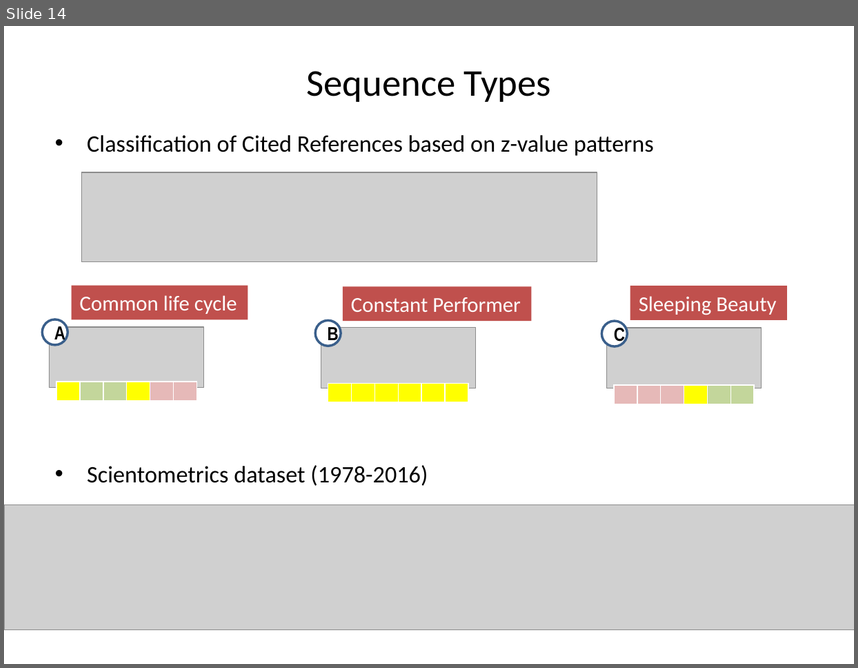
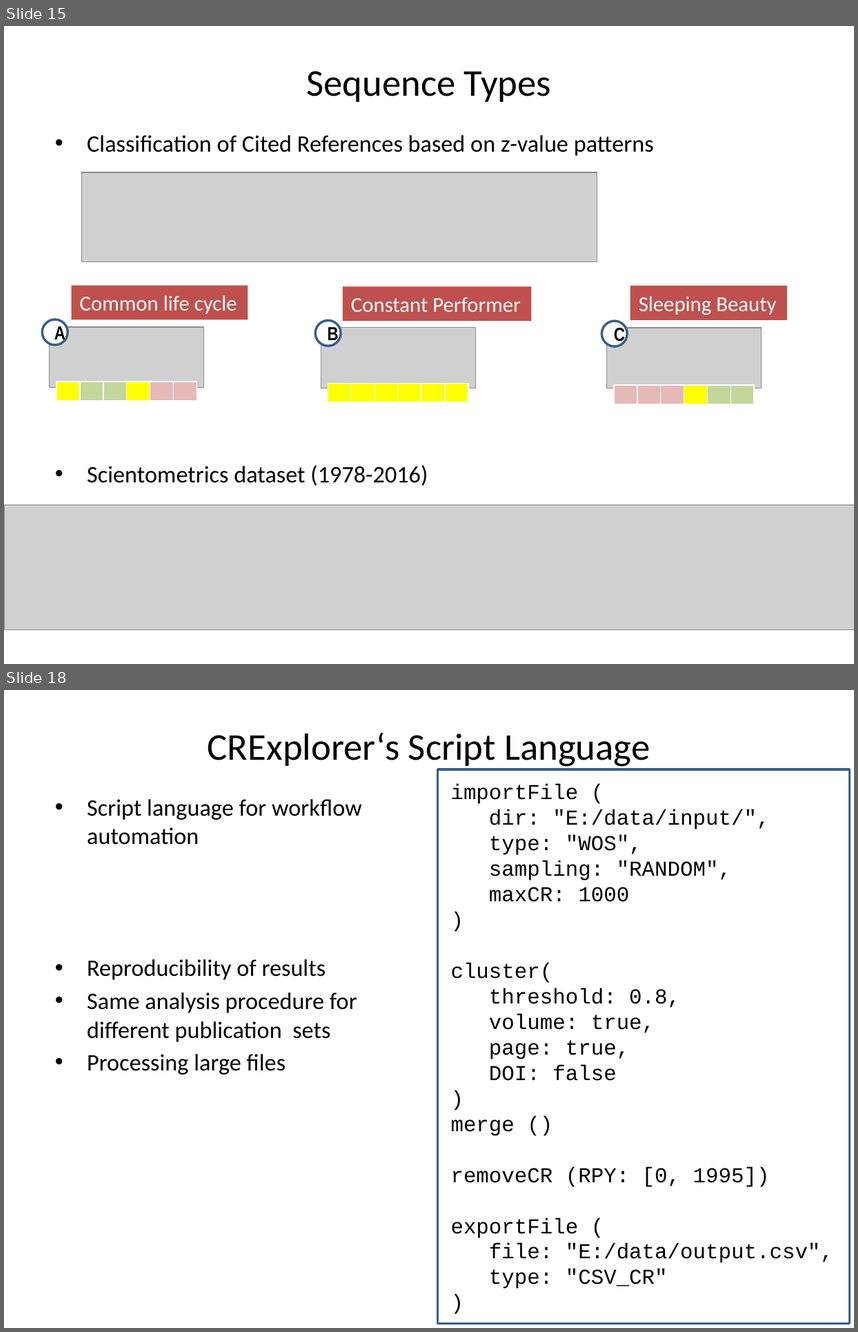
Before and after one commit to andreas-thor/cre, a slide deck: docs/slides/cre_overview.pptx. Shown one above the other, each under a label of ours: slide 14 before the commit, slides 15 and 18 after it; the slides between them are not shown. The pictures are 858x668 and 858x1332 pixels, drawn with LibreOffice and Linux fonts; fonts in the diff are those of the drawing; grey boxes stand for pictures. Boxes give left, top, right and bottom in pixels: in the first picture for what was removed or moved away, otherwise in the second. Text is boxed around its words. In the diff, an @@ line names an element or a change of style, - is before the commit and + after.

Commit message:
script language in slides

```diff
--- a/docs/slides/cre_overview.pptx
+++ b/docs/slides/cre_overview.pptx
@@ slide 18 added at box(4, 690, 854, 1328), background #FFFFFF @@
@@ title added at box(208, 732, 650, 769), 32 pt, text #000000 @@
+CRExplorer‘s Script Language
@@ rectangle added at box(437, 770, 849, 1323), outline #3A5F8C 2 pt @@
@@ text added at box(451, 784, 833, 1288), 18 pt, text #000000 @@
+importFile (
+dir: "E:/data/input/",
+type: "WOS",
+sampling: "RANDOM",
+maxCR: 1000
+)
+cluster(
+threshold: 0.8,
+volume: true,
+page: true,
+DOI: false
+)
+merge ()
+removeCR (RPY: [0, 1995])
+exportFile (
+file: "E:/data/output.csv",
+type: "CSV_CR"
+)
@@ text added at box(87, 799, 362, 1074), 20 pt, text #000000 @@
+• Script language for workflow automation
+• Reproducibility of results
+• Same analysis procedure for different publication sets
+• Processing large files
@@ what was slide 14 is now slide 15 @@
```
Also in this commit, not shown: 2 slides changed, 4 other slides added, 1 slide removed.
